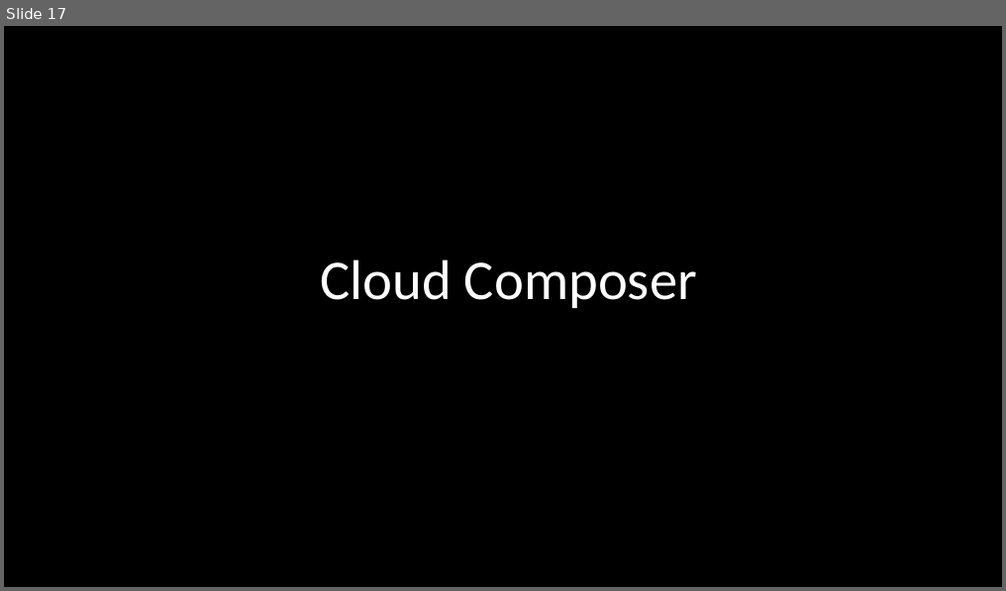
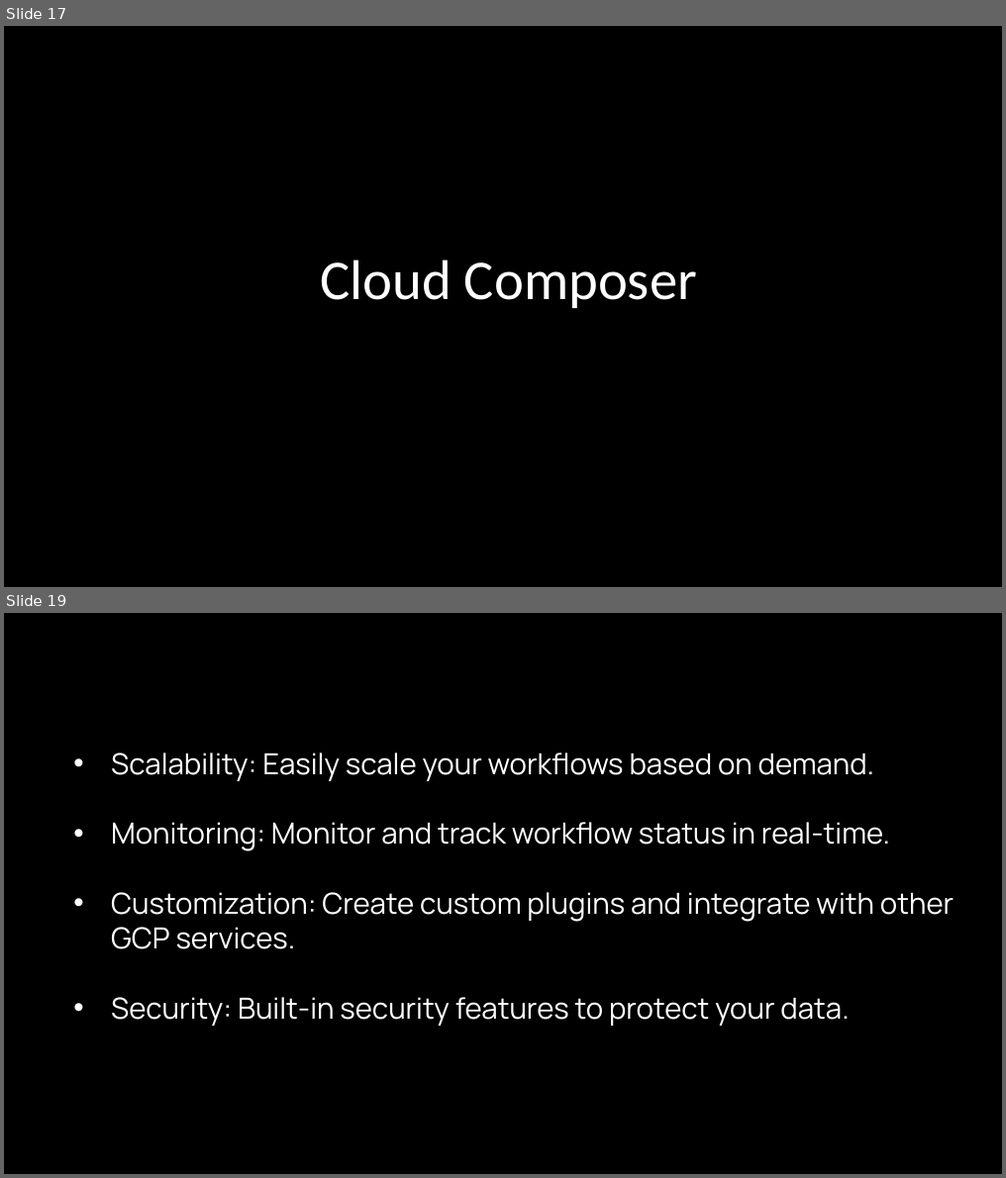
Before and after one commit to smvinodkumar910/python_training, a slide deck: Google Cloud Platform.pptx. Shown one above the other, each under a label of ours: slide 17 before the commit, slides 17 and 19 after it; the slides between them are not shown. The pictures are 1006x591 and 1006x1178 pixels, drawn with LibreOffice and Linux fonts; fonts in the diff are those of the drawing; background and template pictures are left out. Boxes give left, top, right and bottom in pixels: in the first picture for what was removed or moved away, otherwise in the second. Text is boxed around its words. In the diff, an @@ line names an element or a change of style, - is before the commit and + after.

```diff
--- a/Google Cloud Platform.pptx
+++ b/Google Cloud Platform.pptx
@@ slide 19 added at (4, 613, 1002, 1174), background picture (left out) @@
@@ text added at (111, 753, 953, 1026), 28 pt, text #FFFFFF @@
+• Scalability: Easily scale your workflows based on demand.
+• Monitoring: Monitor and track workflow status in real-time.
+• Customization: Create custom plugins and integrate with other GCP services.
+• Security: Built-in security features to protect your data.
```
Also in this commit, not shown: 2 slides changed, 5 other slides added, 13 other files.
